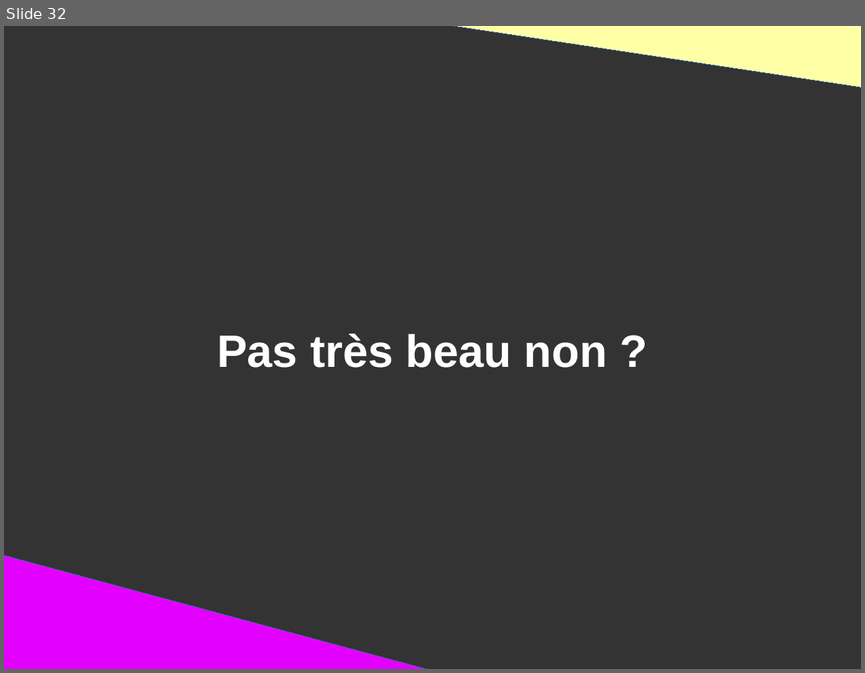
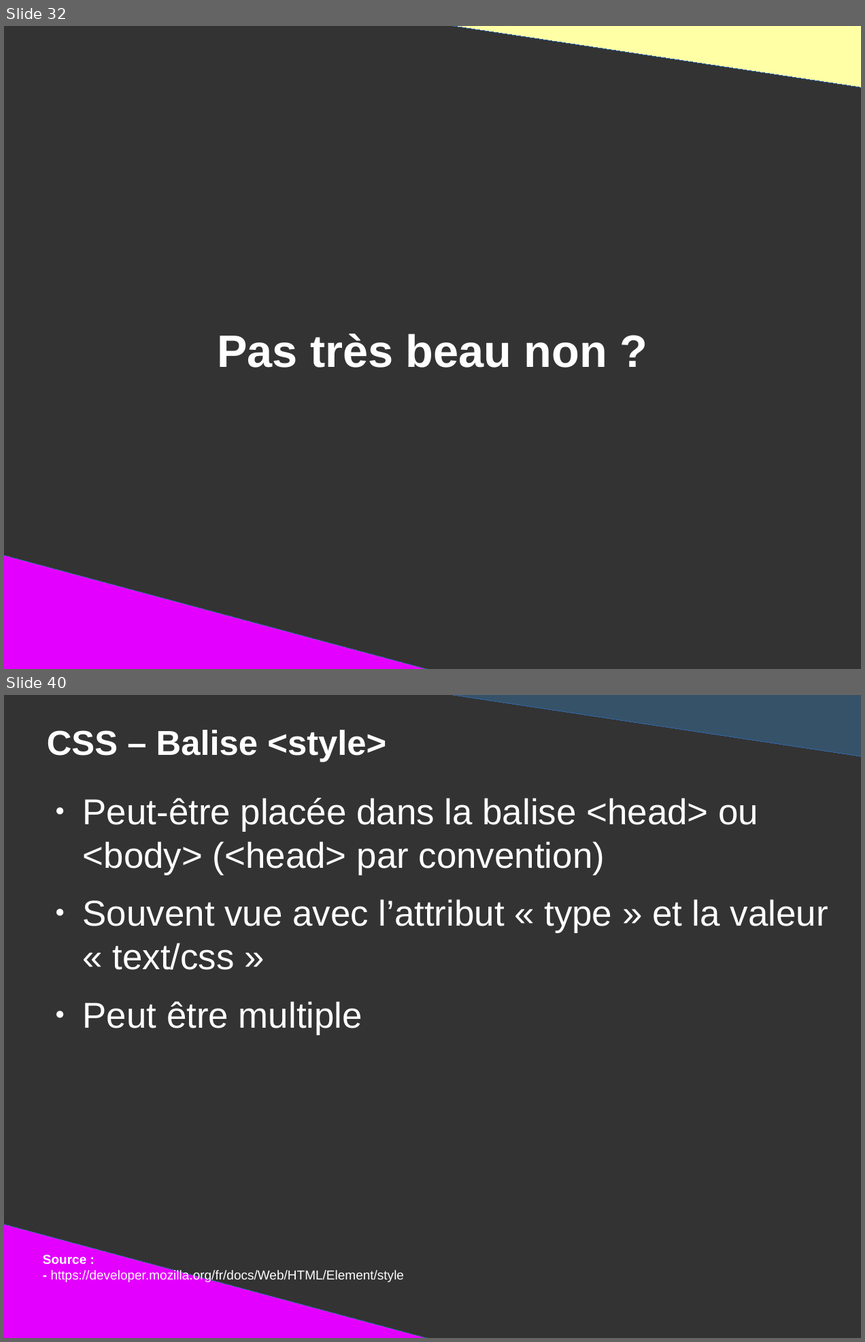
Before and after one commit to DanYellow/presentations, a slide deck: mmi/html/presentation.odp. Shown one above the other, each under a label of ours: slide 32 before the commit, slides 32 and 40 after it; the slides between them are not shown. The pictures are 865x673 and 865x1342 pixels, drawn with LibreOffice and Linux fonts; fonts in the diff are those of the drawing. Boxes give left, top, right and bottom in pixels: in the first picture for what was removed or moved away, otherwise in the second. Text is boxed around its words. In the diff, an @@ line names an element or a change of style, - is before the commit and + after.

Commit message:
Add slides for inline and block tag in mmi's html class

```diff
--- a/mmi/html/presentation.odp
+++ b/mmi/html/presentation.odp
@@ slide 40 added at bbox=[4, 695, 861, 1338], background #333333 @@
@@ right triangle added at bbox=[422, 695, 861, 757], fill #355269, outline #3465A4 0 pt @@
@@ title added at bbox=[47, 730, 386, 762], 32 pt, text #FFFFFF, bold @@
+CSS – Balise <style>
@@ text added at bbox=[83, 798, 828, 1034], 33.3 pt, text #FFFFFF @@
+● Peut-être placée dans la balise <head> ou <body> (<head> par convention)
+● Souvent vue avec l’attribut « type » et la valeur « text/css »
+● Peut être multiple
@@ right triangle added at bbox=[4, 1223, 447, 1338], fill #E400FF, outline #3465A4 0 pt @@
@@ text added at bbox=[43, 1254, 404, 1282], 12 pt, text #FFFFFF @@
+Source :
+- https://developer.mozilla.org/fr/docs/Web/HTML/Element/style
```
Also in this commit, not shown: 2 slides changed, 16 other slides added, 1 slide removed, 15 other files.
